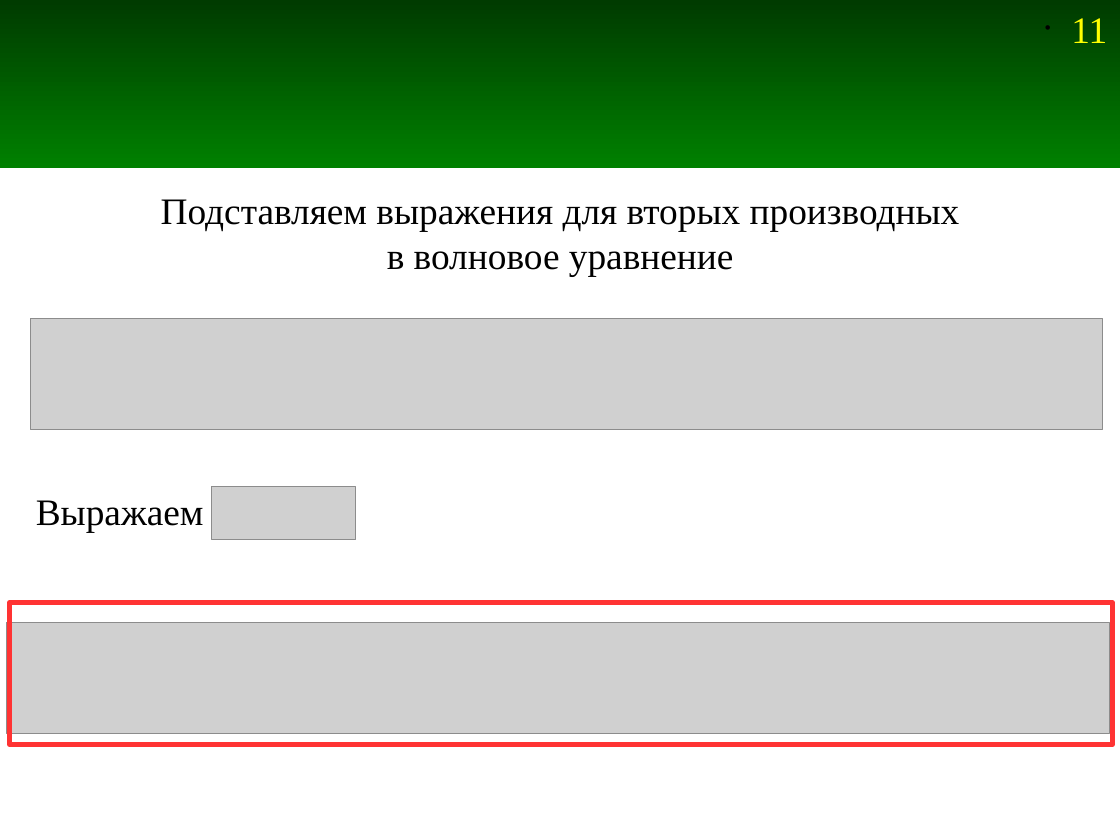
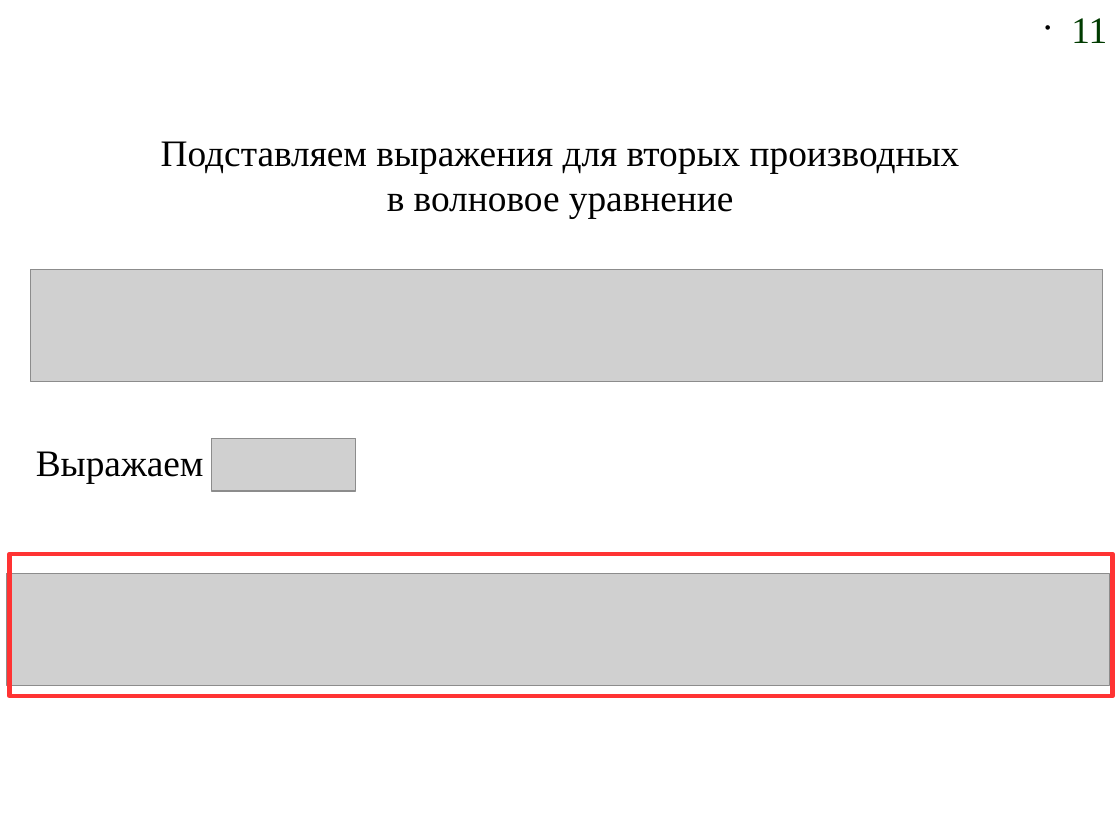
Before and after one commit to Jenyay/modelling, a slide deck: slide 11 of fdtd/presentations/11. FDTD-1D Numerical dispersion.odp. Drawn at 1120x840 pixels with LibreOffice and Linux fonts; fonts in the diff are those of the drawing; grey boxes stand for pictures. Boxes give left, top, right and bottom in pixels: in the first picture for what was removed or moved away, otherwise in the second. Text is boxed around its words. In the diff, an @@ line names an element or a change of style, - is before the commit and + after.

```diff
--- a/fdtd/presentations/11. FDTD-1D Numerical dispersion.odp
+++ b/fdtd/presentations/11. FDTD-1D Numerical dispersion.odp
@@ rectangle removed at (x1=0, y1=0, x2=1120, y2=168) @@
@@ page number at (x1=1071, y1=18, x2=1107, y2=43): text colour #FFFF00 to #003B00 @@
@@ text "Подставляем выражения для вторых производных" moved from (x1=161, y1=199, x2=960, y2=276) to (x1=161, y1=141, x2=960, y2=218) @@
@@ 3 pictures, 1 text, 1 rectangle moved together from (x1=7, y1=318, x2=1113, y2=745) to (x1=7, y1=270, x2=1113, y2=697) @@
```
Also in this commit, not shown: 10 other slides changed, 2 slides added, 2 slides removed, 2 other files.
